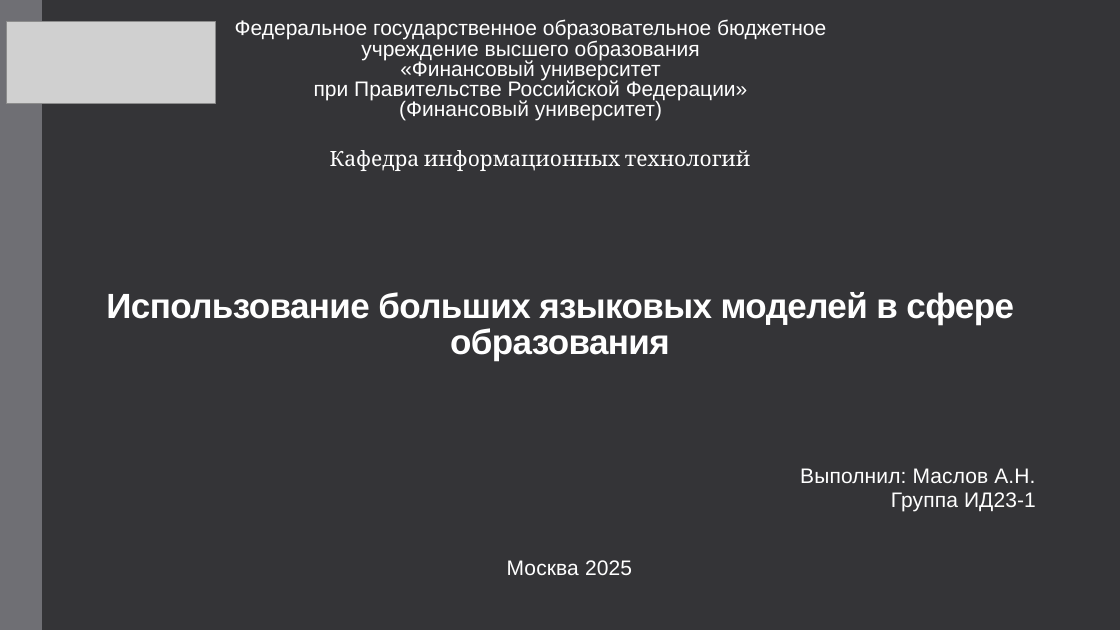
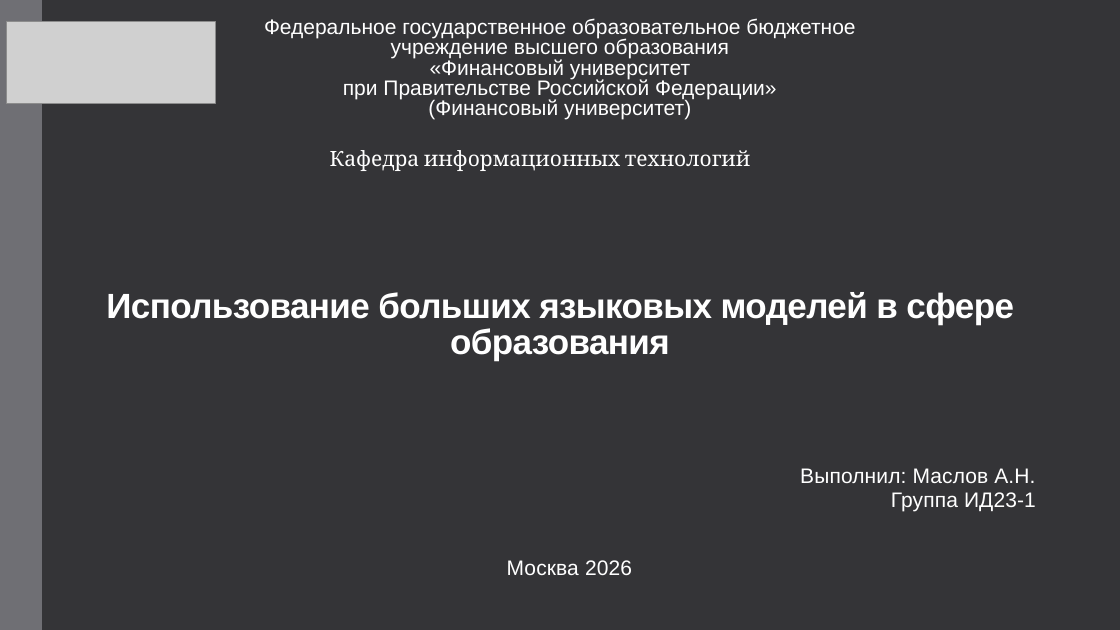
Before and after one commit to AknasMacefg/ITiABD, a slide deck: slide 1 of Курс 3/УНС/ИД23-1_Маслов_АН_УНС.pptx. Drawn at 1120x630 pixels with LibreOffice and Linux fonts; fonts in the diff are those of the drawing; grey boxes stand for pictures. Boxes give left, top, right and bottom in pixels: in the first picture for what was removed or moved away, otherwise in the second. Text is boxed around its words. In the diff, an @@ line names an element or a change of style, - is before the commit and + after.

```diff
--- a/Курс 3/УНС/ИД23-1_Маслов_АН_УНС.pptx
+++ b/Курс 3/УНС/ИД23-1_Маслов_АН_УНС.pptx
@@ text "Федеральное государственное образовательное бюджетное": place and size @@
-text "Федеральное государственное образовательное бюджетное" at bbox=[235, 19, 826, 121]
+text "Федеральное государственное образовательное бюджетное" at bbox=[264, 18, 855, 119]
@@ text at bbox=[507, 560, 632, 575]: text changed @@
-Москва 2025
+Москва 2026
```
Also in this commit, not shown: 6 other slides changed.
